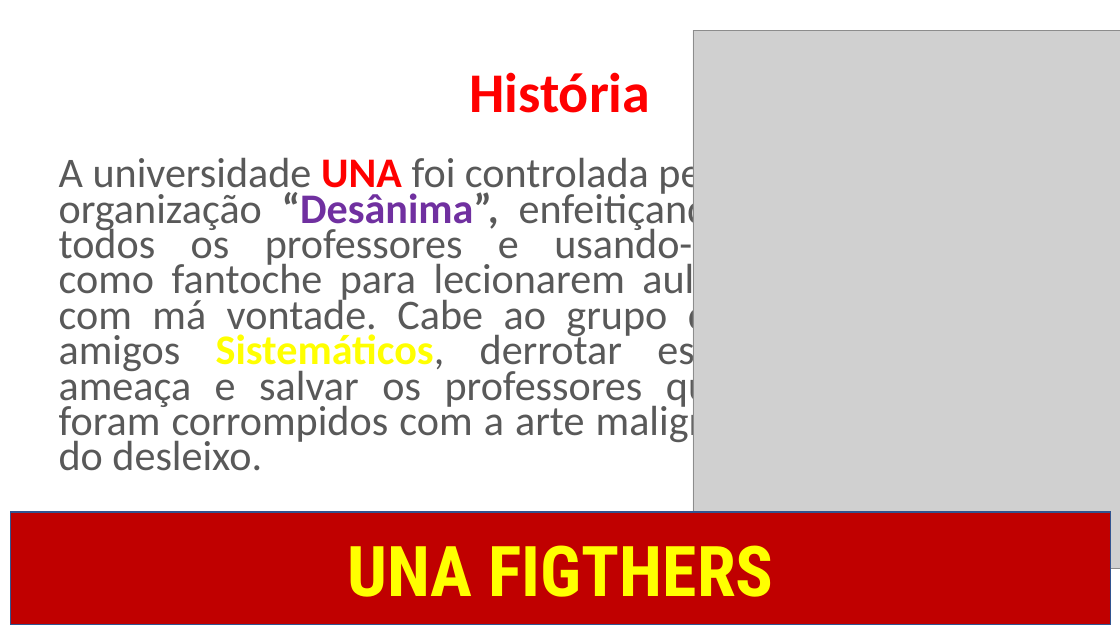
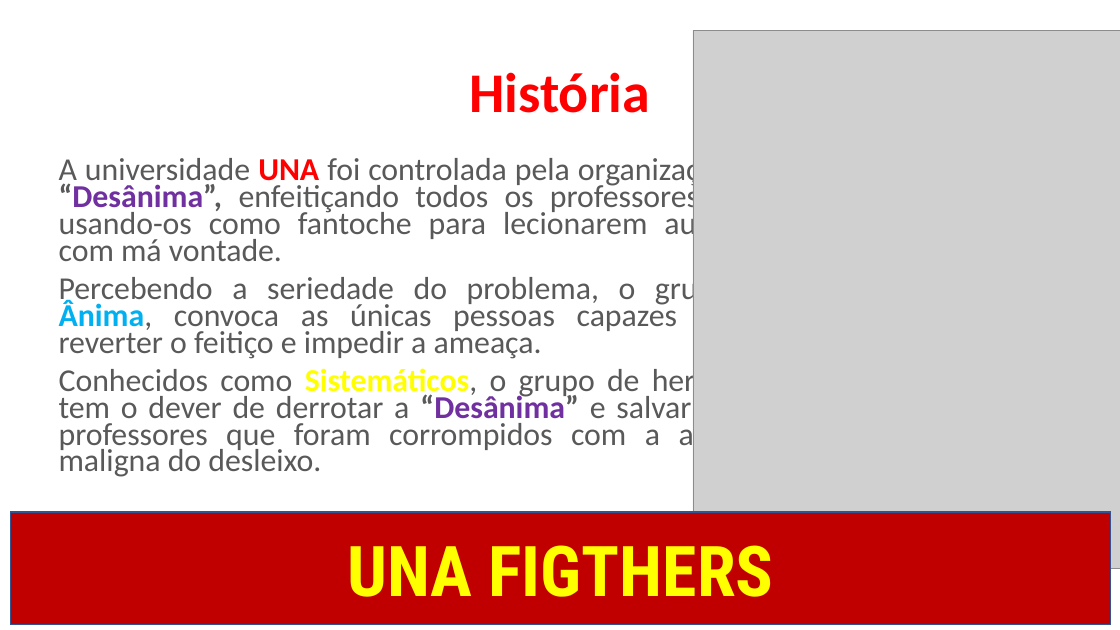
Before and after one commit to pomerwe/UNA_Fighters, a slide deck: slide 11 of UNA_Fighters/UNA FIGHTERS - Apresentação.pptx (slide 9 before the commit). Drawn at 1120x630 pixels with LibreOffice and Linux fonts; fonts in the diff are those of the drawing; grey boxes stand for pictures. Boxes give left, top, right and bottom in pixels: in the first picture for what was removed or moved away, otherwise in the second. Text is boxed around its words. In the diff, an @@ line names an element or a change of style, - is before the commit and + after.

```diff
--- a/UNA_Fighters/UNA FIGHTERS - Apresentação.pptx
+++ b/UNA_Fighters/UNA FIGHTERS - Apresentação.pptx
@@ text at (59, 154, 732, 477): text changed; size 36.1 to 27.3 pt @@
-A universidade UNA foi controlada pela organização “Desânima”, enfeitiçando todos os professores e usando-os como fantoche para lecionarem aulas com má vontade. Cabe ao grupo de amigos Sistemáticos, derrotar essa ameaça e salvar os professores que foram corrompidos com a arte maligna do desleixo.
+A universidade UNA foi controlada pela organização “Desânima”, enfeitiçando todos os professores e usando-os como fantoche para lecionarem aulas com má vontade.
+Percebendo a seriedade do problema, o grupo Ânima, convoca as únicas pessoas capazes de reverter o feitiço e impedir a ameaça.
+Conhecidos como Sistemáticos, o grupo de heróis tem o dever de derrotar a “Desânima” e salvar os professores que foram corrompidos com a arte maligna do desleixo.
```
Also in this commit, not shown: 3 other slides changed, 2 slides added.
